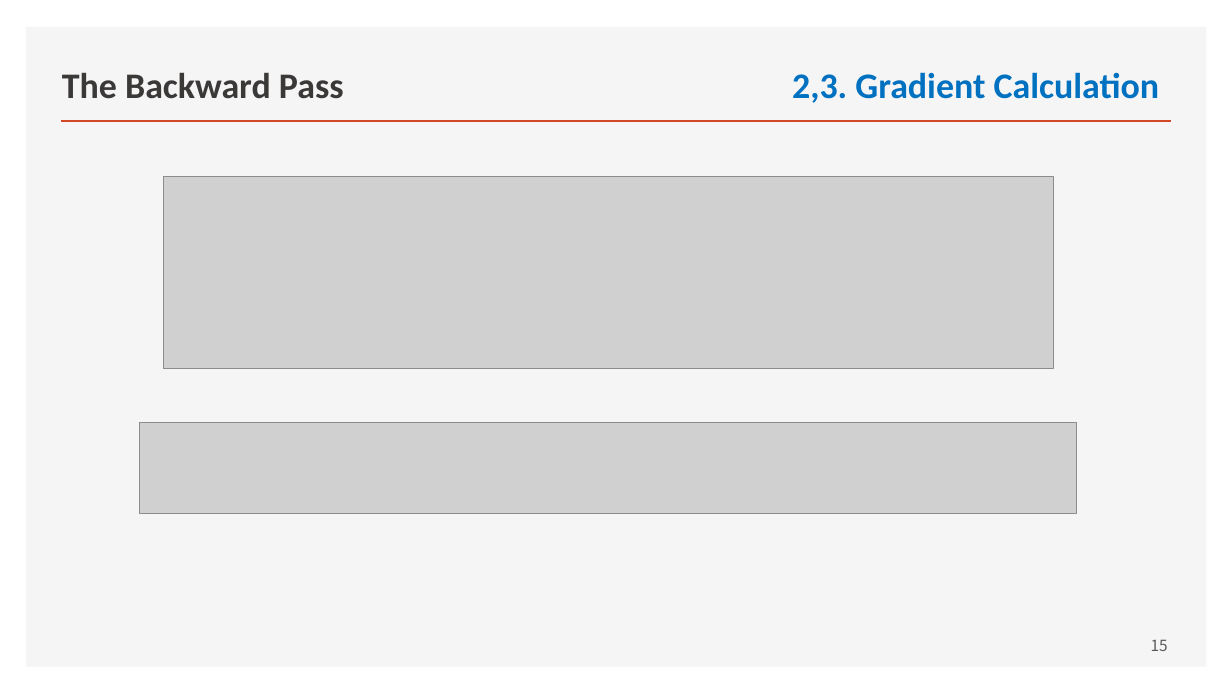
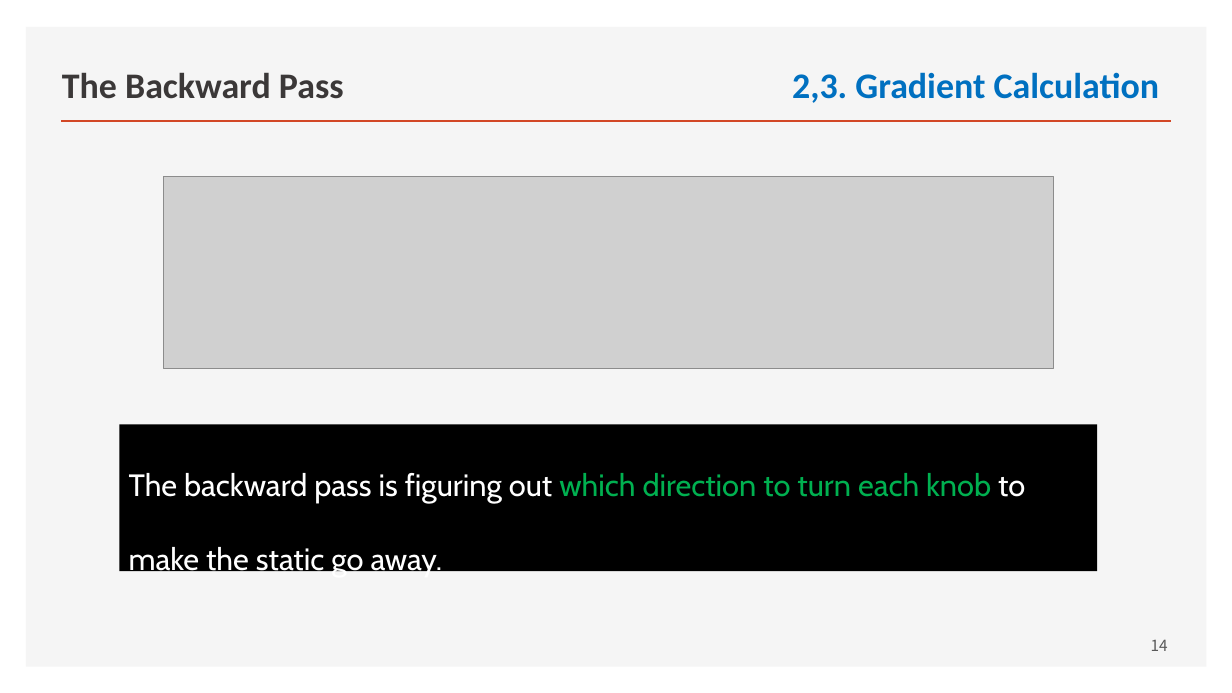
Before and after one commit to ancestor9/mathematics-for-machine-learning, a slide deck: slide 14 of Linear_Algebra/w5_02_Deep_Learning_with_pytorch.pptx (slide 15 before the commit). Drawn at 1232x693 pixels with LibreOffice and Linux fonts; fonts in the diff are those of the drawing; grey boxes stand for pictures. Boxes give left, top, right and bottom in pixels: in the first picture for what was removed or moved away, otherwise in the second. Text is boxed around its words. In the diff, an @@ line names an element or a change of style, - is before the commit and + after.

```diff
--- a/Linear_Algebra/w5_02_Deep_Learning_with_pytorch.pptx
+++ b/Linear_Algebra/w5_02_Deep_Learning_with_pytorch.pptx
@@ rectangle added at box(119, 424, 1097, 571), fill #000000, 24 pt, text #FFFFFF @@
+The backward pass is figuring out which direction to turn each knob to make the static go away.
@@ picture removed at box(140, 422, 1077, 513) @@
@@ page number at box(1151, 639, 1168, 651): text changed @@
-15
+14
```
Also in this commit, not shown: 6 other slides changed, 1 slide removed.
